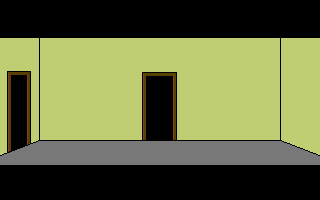
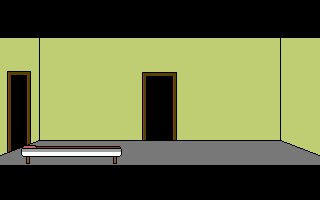
Layer changes from the first w=320, h=200 image to the second:
added layer "Layer" above "door" over [21, 145, 122, 164]
